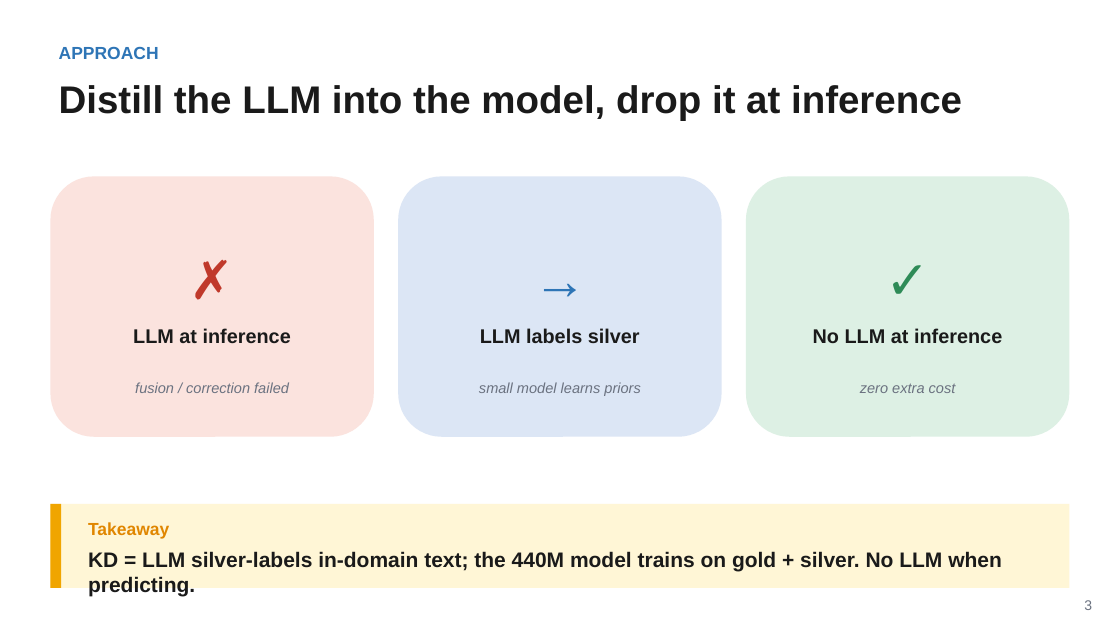
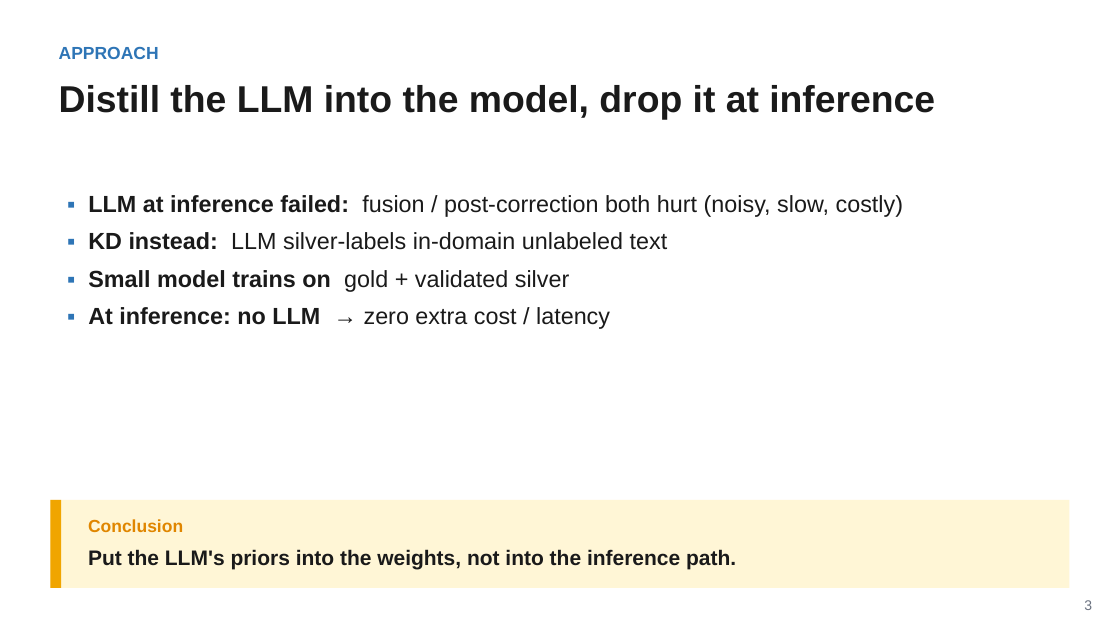
Before and after one commit to magnum-qin/ABSA-QUAD, a slide deck: slide 3 of docs/KD_group_meeting_20260629.pptx. Drawn at 1120x630 pixels with LibreOffice and Linux fonts; fonts in the diff are those of the drawing. Boxes give left, top, right and bottom in pixels: in the first picture for what was removed or moved away, otherwise in the second. Text is boxed around its words. In the diff, an @@ line names an element or a change of style, - is before the commit and + after.

```diff
--- a/docs/KD_group_meeting_20260629.pptx
+++ b/docs/KD_group_meeting_20260629.pptx
@@ text "Distill the LLM into the ..." at <box>59,85,935,120</box>: size 33 to 32 pt @@
@@ rounded rectangle removed at <box>50,176,374,437</box> @@
@@ rounded rectangle removed at <box>398,176,722,437</box> @@
@@ rounded rectangle removed at <box>746,176,1070,437</box> @@
@@ text added at <box>88,195,903,329</box>, 20 pt, text #1A1A1A @@
+▪ LLM at inference failed: fusion / post-correction both hurt (noisy, slow, costly)
+▪ KD instead: LLM silver-labels in-domain unlabeled text
+▪ Small model trains on gold + validated silver
+▪ At inference: no LLM → zero extra cost / latency
@@ text removed at <box>50,223,374,333</box> @@
-✗
@@ text removed at <box>398,223,722,333</box> @@
-→
@@ text removed at <box>746,223,1070,333</box> @@
-✓
@@ text removed at <box>133,328,291,343</box> @@
-LLM at inference
@@ text removed at <box>480,328,640,343</box> @@
-LLM labels silver
@@ text removed at <box>813,328,1002,343</box> @@
-No LLM at inference
@@ text removed at <box>135,382,289,393</box> @@
-fusion / correction failed
@@ text removed at <box>479,382,640,396</box> @@
-small model learns priors
@@ text removed at <box>860,383,956,393</box> @@
-zero extra cost
@@ rectangle: place and size @@
-rectangle at <box>50,504,1070,588</box>
+rectangle at <box>50,500,1070,588</box>
@@ rectangle: place and size @@
-rectangle at <box>50,504,61,588</box>
+rectangle at <box>50,500,61,588</box>
@@ text removed at <box>88,522,169,539</box> @@
-Takeaway
@@ text added at <box>88,519,183,532</box>, 15 pt, text #E08600, bold @@
+Conclusion
@@ text removed at <box>88,551,1002,597</box> @@
-KD = LLM silver-labels in-domain text; the 440M model trains on gold + silver. No LLM when predicting.
@@ text added at <box>88,549,736,569</box>, 18 pt, text #1A1A1A, bold @@
+Put the LLM's priors into the weights, not into the inference path.
```
Also in this commit, not shown: 9 other slides changed.
